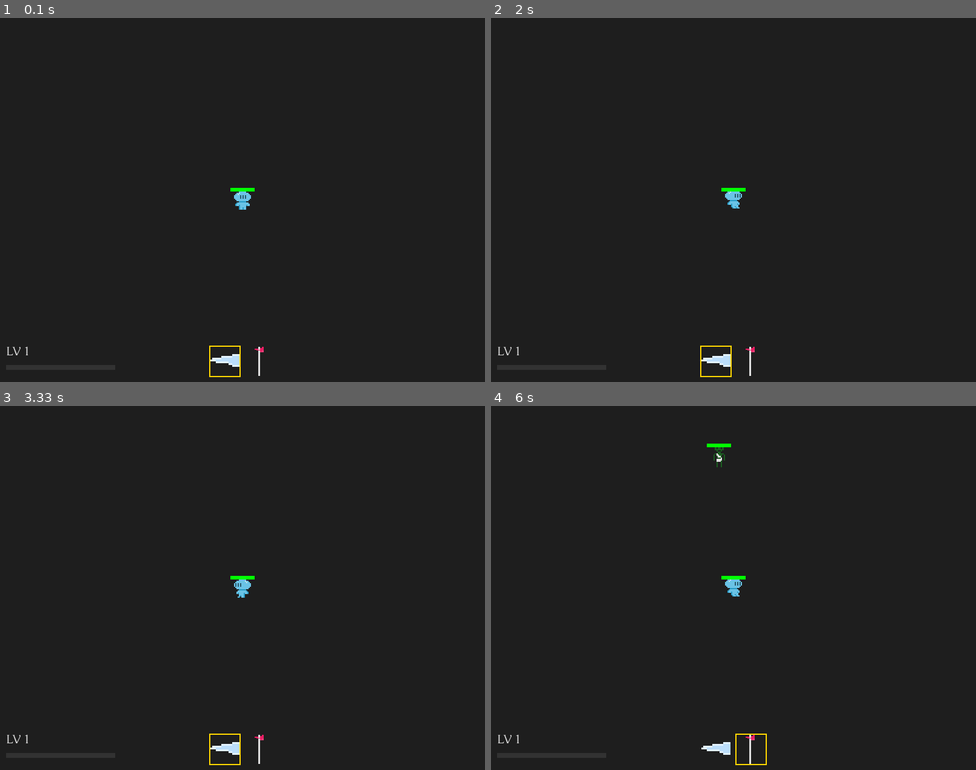
Above: before the commit, frames 1-4 (two rows, left to right).
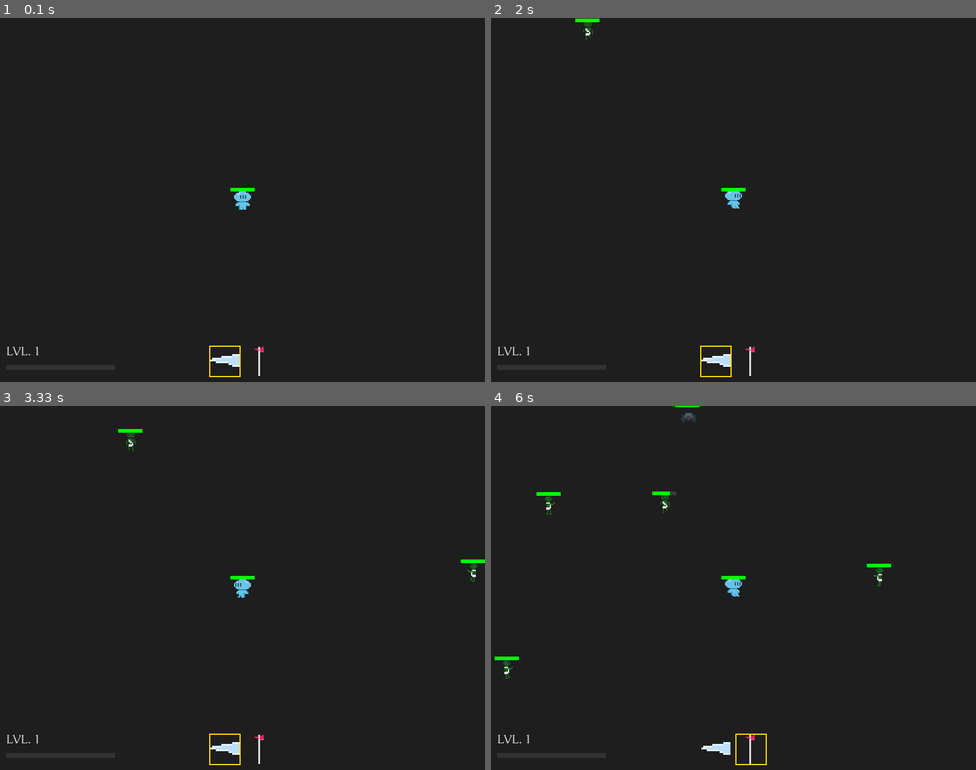
Above: after the commit, the same moments.

Repository: NullBrainReference/dv_pygame_vamplike
Game: pygame game, started from main.py
The game is run twice, just before and just after one commit, with the same random seed, the same clock (stepped at 60 frames per second) and the same inputs.
Inputs:
- Up to frame 1 (0.1 s): no input
- Up to frame 2 (2 s): tap 2 at 0.33 s; tap 1 at 0.67 s; hold D 1-1.47 s; hold W 1.5-1.8 s; hold D from 1.83 s (still down)
- Up to frame 3 (3.33 s): release D at 2.3 s; hold A 2.33-2.87 s; hold S 2.9-3.2 s; hold A from 3.23 s (still down)
- Up to frame 4 (6 s): release A at 3.63 s; hold W 3.67-4.03 s; hold D 4.07-4.7 s; tap 2 at 4.22, 5.78 s; hold S 4.73-5.1 s; hold A 5.13-5.6 s; hold D from 5.63 s (still down)

The runs differ from the first frame. In frame 1, less than 0.1% of the frame differs, in the area x 4-8%, y 90-93%; in frame 2, 0.1%; in frame 3, 0.2%; in frame 4, 0.6%, in the area x 0-83%, y 0-93%.

Commit message:
basic spawner

Diff:
--- a/GameManagement/GameManager.py
+++ b/GameManagement/GameManager.py
@@ -24,6 +24,8 @@
 from Effects.AdrenalinSpeedEffect import AdrenalinSpeedEffect
 from Effects.SpikesCastEffect     import SpikesCastEffect
 
+from .SpawnController import SpawnController
+
 
 MAX_PROJECTILE_DIST_SQ = 1000 ** 2
 HIT_RADIUS_SQ          = 20 ** 2
@@ -39,6 +41,10 @@
 
         self.camera = Camera(screen.get_size())
 
+        self.spawners = [
+            SpawnController(Bow, 2, "Spider", 0.5, 1.2, 6, 28, 1.6, 300),
+            SpawnController(Sword, 1.5, "Zombie", 1, 1.4, 14, 48, 2, 30)]
+
         bus.subscribe(SpawnProjectile,  lambda e: self.field.projectiles.append(e.projectile))
         bus.subscribe(SpawnEffect,      lambda e: self.field.effects.append(e.effect))
         bus.subscribe(LevelUp,          self._on_level_up)
@@ -114,24 +120,28 @@
 
         # 4) Спавн врагов
         progression = min(self.field.player.level / 10, 1.0)
-        rate = self.spawn_rate - 0.8 * progression
-        self.spawn_timer += dt
-        if self.spawn_timer >= rate:
-            self.spawn_timer -= rate
-            pos = self._random_spawn_pos(400, self.field.player.pos)
-
-            if random.random() < 0.15 + 0.25 * progression:
-                weapon, etype, speed, scale = Bow(
-                    range=300, rate=1.2 - 0.2 * progression, damage=6), "Spider", 25, 1.6
-            else:
-                weapon, etype, speed, scale = Sword(
-                    range=20,
-                    rate=1.5,
-                    damage=12 + 6 * progression), "Zombie", 46 + 16 * progression, 2.4
-
-            self.field.enemies.append(
-                Enemy(pos, weapon, etype, speed, scale)
-            )
+        # rate = self.spawn_rate - 0.8 * progression
+        # self.spawn_timer += dt
+        # if self.spawn_timer >= rate:
+        #     self.spawn_timer -= rate
+        #     pos = self._random_spawn_pos(400, self.field.player.pos)
+
+        #     if random.random() < 0.15 + 0.25 * progression:
+        #         weapon, etype, speed, scale = Bow(
+        #             range=300, rate=1.2 - 0.2 * progression, damage=6), "Spider", 25, 1.6
+        #     else:
+        #         weapon, etype, speed, scale = Sword(
+        #             range=20,
+        #             rate=1.5,
+        #             damage=12 + 6 * progression), "Zombie", 46 + 16 * progression, 2.4
+
+        #     self.field.enemies.append(
+        #         Enemy(pos, weapon, etype, speed, scale)
+        #     )
+
+        #new spawn
+        for spawner in self.spawners:
+            spawner.spawn(dt, progression, self.field)
 
         # 5) Обновляем игрока и камеру
         self.field.player.update(dt)
--- /dev/null
+++ b/GameManagement/SpawnController.py
@@ -0,0 +1,43 @@
+import pygame, math, random
+from Unit.Enemy import Enemy
+
+
+class SpawnController:
+    def __init__(self, weapon, rate, name, chance, attack_rate, dmg, speed, scale, range):
+        self.weapon = weapon
+
+        self.spawn_timer = 0.0
+        self.spawn_rate  = rate
+        self.name = name
+        self.chance = chance
+        self.attack_rate = attack_rate
+        self.dmg = dmg
+        self.speed = speed
+        self.scale = scale
+        self.range = range
+
+
+    def _random_spawn_pos(self, radius: float,
+                          center: pygame.Vector2) -> pygame.Vector2:
+        angle = random.uniform(0, 2 * math.pi)
+        x     = center.x + radius * math.cos(angle)
+        y     = center.y + radius * math.sin(angle)
+        return pygame.Vector2(x, y)
+
+    def spawn(self, dt, progression, field):
+        rate = self.spawn_rate - 0.8 * progression
+        self.spawn_timer += dt
+        if self.spawn_timer >= rate:
+            self.spawn_timer -= rate
+
+            if random.random() > self.chance:
+                return
+
+            pos = self._random_spawn_pos(400, field.player.pos)
+
+            weapon, etype, speed, scale = self.weapon(
+                    range=self.range, rate=self.attack_rate - 0.2 * progression, damage=self.dmg + 4 * progression), self.name, self.speed + 10 * progression, self.scale
+
+            field.enemies.append(
+                Enemy(pos, weapon, etype, speed, scale)
+            )
--- a/UI/LevelBar.py
+++ b/UI/LevelBar.py
@@ -44,6 +44,6 @@
         _FONT = pygame.font.Font("Assets/Font/Caudex-Regular.ttf", 20)
 
     # Текст "LV X"
-    txt_surf = _FONT.render(f"LV {player.level}", True, (220, 220, 220))
+    txt_surf = _FONT.render(f"LVL. {player.level}", True, (220, 220, 220))
     txt_pos  = (bar_x, bar_y - margin_y - txt_surf.get_height())
     screen.blit(txt_surf, txt_pos)
--- a/UI/WeaponSelector.py
+++ b/UI/WeaponSelector.py
@@ -4,7 +4,6 @@
 _ICON_CACHE: Dict[str, pygame.Surface] = {}
 
 def draw_weapon_icons(player, screen: pygame.Surface):
-
     screen_w, screen_h = screen.get_size()
     icon_size = 48
     spacing   = 10
